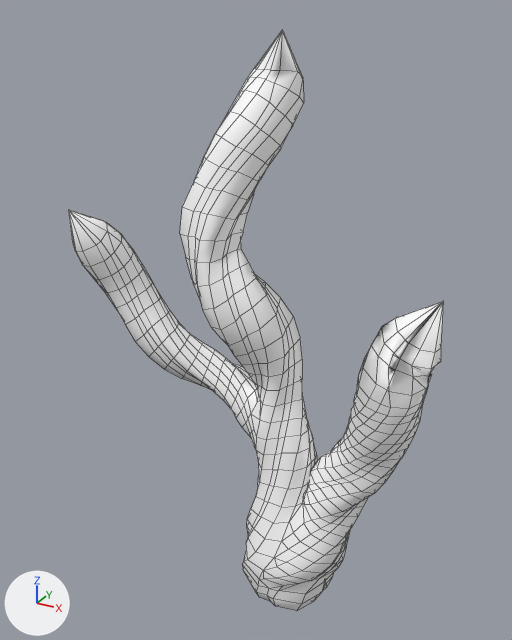
What one commit did to the FBX model Grow/Assets/Models/SM_Tree_Branch_3way_01.fbx.
Camera for both pictures: a 50 mm camera at (0.531, -1.122, 1.199) aimed at (-0.103, 0.031, 0.622). The lights are fixed; the arrows at lower left show +X, +Y and +Z. Shape keys are drawn at the values saved in each file. Mesh edges are drawn as thin lines.

The first picture shows 'SM_Tree_Branch_3way_01'.
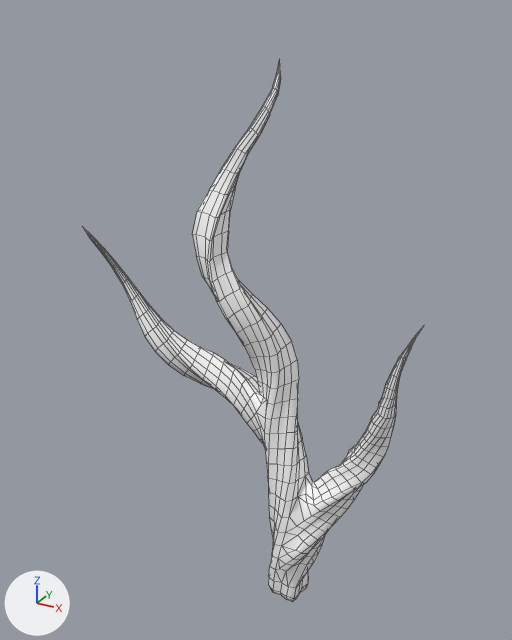
Location of each change, (x1, y1, x2, y2) in pixels of the pictures (512 x 640 px):
'SM_Tree_Branch_3way_01', reshaped (9% narrower, 7% shorter): before (68, 30, 444, 611); after (83, 60, 424, 602)

What the commit changed:
In shape key 'SM_Tree_Branch_3way_01_Thick_Right' (key_0_sm_tree_branch_3way_01_thick_right), value goes from 1.0 to 0.0.
In shape key 'SM_Tree_Branch_3way_01_Thick_Center' (key_1_sm_tree_branch_3way_01_thick_center), value goes from 1.0 to 0.0.
In shape key 'SM_Tree_Branch_3way_01_Thick_Left' (key_2_sm_tree_branch_3way_01_thick_left), value goes from 1.0 to 0.0.
In shape key 'SM_Tree_Branch_3way_01_Thick_Bottom' (key_3_sm_tree_branch_3way_01_thick_bottom), value goes from 1.0 to 0.0.
